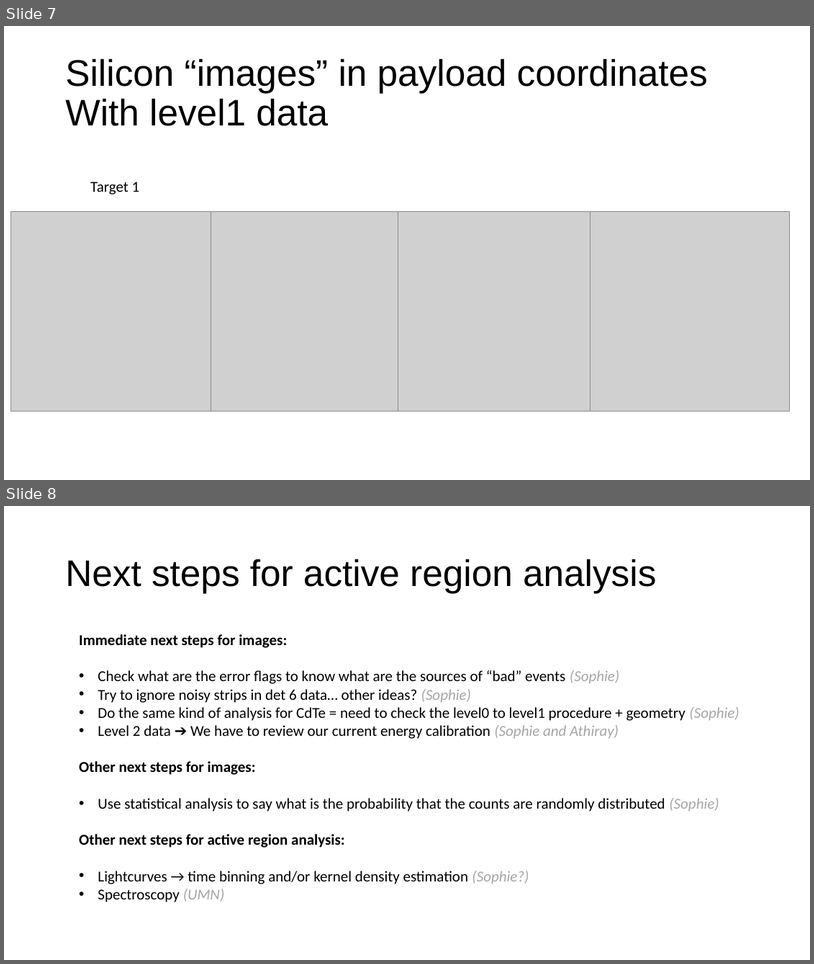
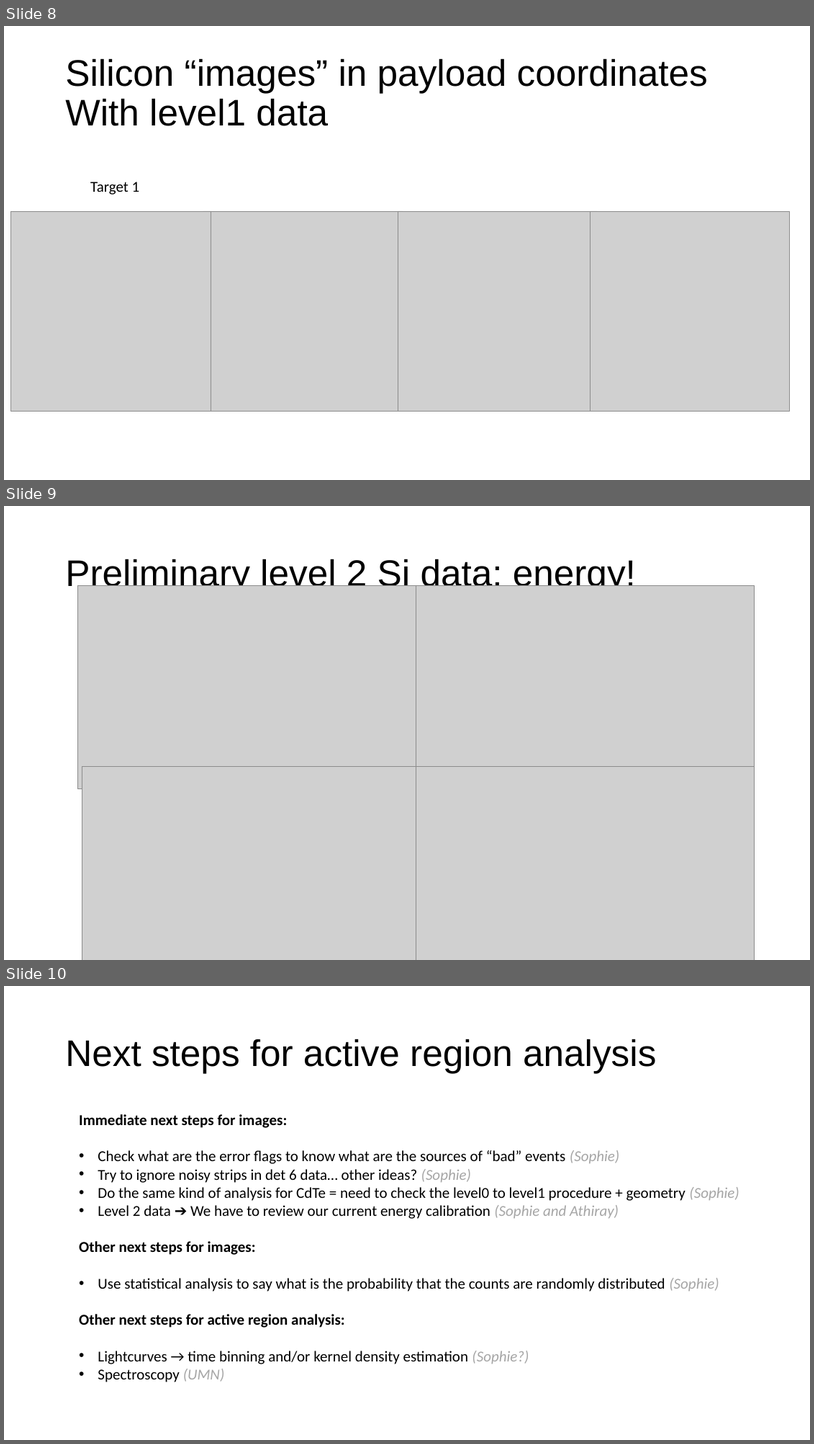
Before and after one commit to somusset/sophie_foxsi3_analysis, a slide deck: Preliminary images.pptx. Shown one above the other, each under a label of ours: slides 7 and 8 before the commit, slides 8, 9 and 10 after it. The pictures are 814x964 and 814x1444 pixels, drawn with LibreOffice and Linux fonts; fonts in the diff are those of the drawing; grey boxes stand for pictures. Boxes give left, top, right and bottom in pixels: in the first picture for what was removed or moved away, otherwise in the second. Text is boxed around its words. In the diff, an @@ line names an element or a change of style, - is before the commit and + after.

```diff
--- a/Preliminary images.pptx
+++ b/Preliminary images.pptx
@@ slide 9 added at (4, 506, 810, 960), background #FFFFFF @@
@@ title added at (65, 559, 636, 593), 44 pt, text #000000 @@
+Preliminary level 2 Si data: energy!
@@ picture added at (78, 585, 417, 788) @@
@@ picture added at (416, 585, 755, 788) @@
@@ picture added at (82, 766, 421, 960) @@
@@ picture added at (416, 766, 755, 960) @@
@@ what was slide 7 is now slide 8 @@
@@ what was slide 8 is now slide 10 @@
```
Also in this commit, not shown: 1 other slide added, 9 other files.
